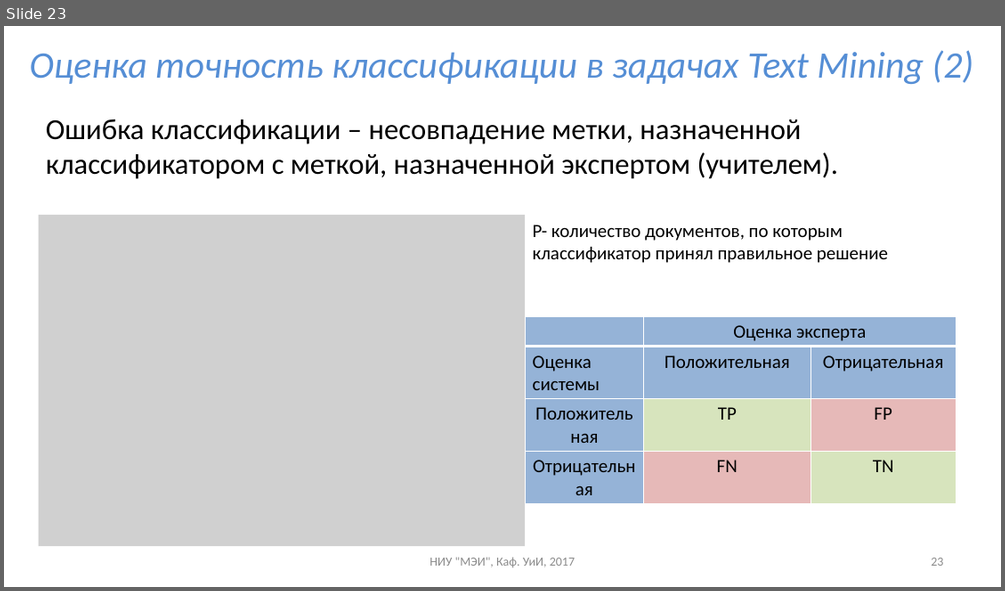
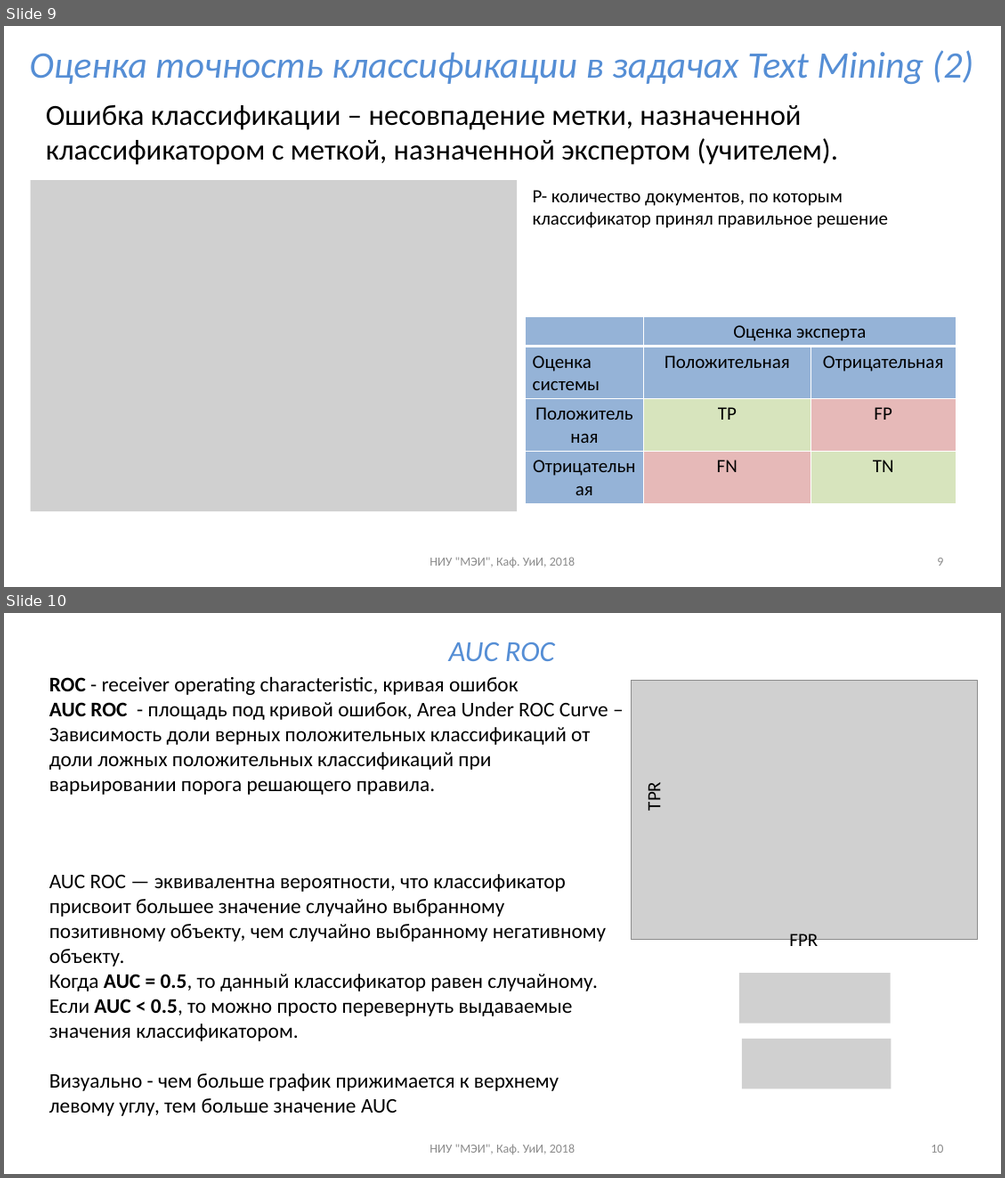
Before and after one commit to uii-mpei/uii-mpei.github.io, a slide deck: study/courses/iis/IIS_lec_2.pptx. Shown one above the other, each under a label of ours: slide 23 before the commit, slides 9 and 10 after it. The pictures are 1005x591 and 1005x1178 pixels, drawn with LibreOffice and Linux fonts; fonts in the diff are those of the drawing; grey boxes stand for pictures. Boxes give left, top, right and bottom in pixels: in the first picture for what was removed or moved away, otherwise in the second. Text is boxed around its words. In the diff, an @@ line names an element or a change of style, - is before the commit and + after.

```diff
--- a/study/courses/iis/IIS_lec_2.pptx
+++ b/study/courses/iis/IIS_lec_2.pptx
@@ slide 10 added at (x1=4, y1=613, x2=1001, y2=1174), background #FFFFFF @@
@@ title added at (x1=449, y1=642, x2=555, y2=661), 28 pt, text #558ED5, italic @@
+AUC ROC
@@ text added at (x1=49, y1=676, x2=608, y2=795), 20 pt, text #000000 @@
+ROC - receiver operating characteristic, кривая ошибок
+AUC ROC - площадь под кривой ошибок, Area Under ROC Curve –
+Зависимость доли верных положительных классификаций от доли ложных положительных классификаций при варьировании порога решающего правила.
@@ picture added at (x1=631, y1=680, x2=978, y2=939) @@
@@ text added at (x1=642, y1=785, x2=665, y2=810), 18 pt, text #000000 @@
+TPR
@@ text added at (x1=49, y1=874, x2=606, y2=1116), 20 pt, text #000000 @@
+AUC ROC — эквивалентна вероятности, что классификатор присвоит большее значение случайно выбранному позитивному объекту, чем случайно выбранному негативному объекту.
+Когда AUC = 0.5, то данный классификатор равен случайному.
+Если AUC < 0.5, то можно просто перевернуть выдаваемые значения классификатором.
+Визуально - чем больше график прижимается к верхнему левому углу, тем больше значение AUC
@@ text added at (x1=789, y1=933, x2=817, y2=952), 18 pt, text #000000 @@
+FPR
@@ picture added at (x1=739, y1=973, x2=890, y2=1022) @@
@@ picture added at (x1=742, y1=1038, x2=891, y2=1088) @@
@@ text added at (x1=429, y1=1143, x2=574, y2=1154), 12 pt, text #8C8C8C @@
+НИУ "МЭИ", Каф. УиИ, 2018
@@ page number added at (x1=930, y1=1144, x2=943, y2=1152), 12 pt, text #8C8C8C @@
+10
@@ what was slide 23 is now slide 9 @@
@@ slide 9 changed as well @@
@@ text "Ошибка классификации – несовпадение метки, ..." moved from (x1=46, y1=119, x2=839, y2=179) to (x1=46, y1=104, x2=839, y2=165) @@
@@ picture moved from (x1=39, y1=215, x2=526, y2=546) to (x1=30, y1=180, x2=517, y2=511) @@
@@ text "P- количество документов, по которым ..." moved from (x1=533, y1=224, x2=888, y2=263) to (x1=533, y1=190, x2=888, y2=228) @@
@@ text at (x1=429, y1=556, x2=574, y2=567): text changed @@
-НИУ "МЭИ", Каф. УиИ, 2017
+НИУ "МЭИ", Каф. УиИ, 2018
@@ page number at (x1=937, y1=557, x2=943, y2=565): text changed @@
-23
+9
```
Also in this commit, not shown: 7 other slides changed, 6 other slides added, 15 slides removed, 2 other files.
